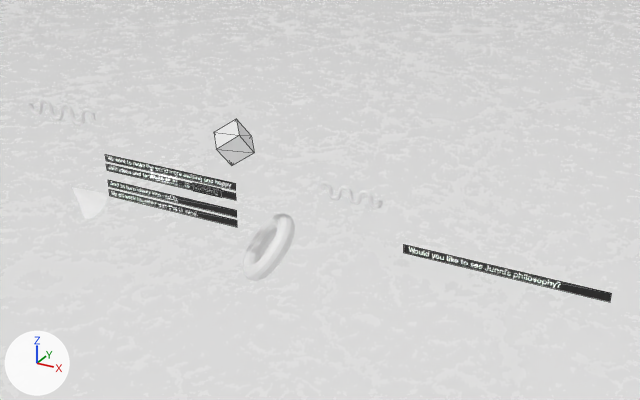
One commit to the glTF model src/assets/scene/common.glb: the scene before it, then after it.
Rendered twice from a 50 mm camera at (12.09, -14.81, 7.72) aimed at (3.58, 0.67, -0.02). Lighting does not change. The marker at lower left points along +X, +Y and +Z. Mesh edges are drawn as thin lines on the coarser meshes. Where no turn or scale is listed for an object, it has been applied to the vertices. Vertices at the same position are counted once.
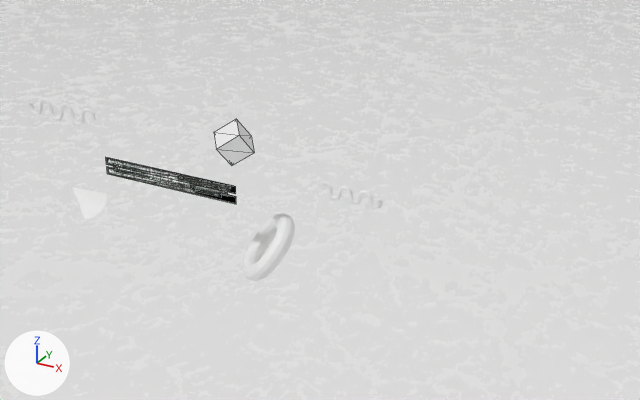
Edits to the bpy script that builds the scene:
```text
Change me_plane_007:
    used by ob_plane_005; location = (7.91, 0.0, -0.34)
    verts and faces of me_plane_007; kept vertices keep their numbers, new ones are numbered from 4
    before: 0 (-2.04, 0.0, -0.09) at pixel (403, 252), 1 (2.04, 0.0, -0.09) at pixel (610, 302), 2 (-2.04, 0.0, 0.09) at pixel (403, 244), 3 (2.04, 0.0, 0.09) at pixel (611, 293)
    remove me_plane_007.from_pydata(...)  # 4 vertices, 2 faces; spans x -2.04..2.04, y 0.0, z -0.09..0.09
    add me_plane_007.from_pydata(...)  # 6 vertices, 4 faces; spans x -1.62..1.62, y 0.0, z -0.09..0.09
    me_plane_007 part 1
    add delete_vertices([*range(0, 4)])  # with the faces that use them
    me_plane_007 part 2
    add verts[4] = (-1.62, 0.0, -0.09)  # pixel (114, 170)
    add verts[5] = (1.62, 0.0, -0.09)  # pixel (227, 196)
    add verts[6] = (0.0, 0.0, -0.09)  # pixel (168, 183)
    add for new, old in zip([7, 8, 9], [4, 5, 6]): verts[new] = verts[old] + (0.0, 0.0, 0.18)
    add faces += [(5, 8, 6), (6, 8, 9), (4, 6, 9), (4, 9, 7)]
Change ob_plane_001:
    ob_plane_001.location: (0.0, 0.0, 0.19) -> (0.0, 0.0, 0.12)
Change ob_plane_002:
    ob_plane_002.location: (0.0, 0.0, -0.05) -> (0.0, 0.0, -0.12)
Change ob_plane_003:
    ob_plane_003.location: (0.0, 0.0, -0.46) -> (0.0, 0.0, 0.11)
Change ob_plane_004:
    ob_plane_004.location: (0.0, 0.0, -0.7) -> (0.0, 0.0, -0.14)
Change ob_plane_005:
    ob_plane_005.location: (7.91, 0.0, -0.34) -> (0.0, 0.0, 0.0)
```

Where the change shows, as pixel boxes [x1, y1, x2, y2] in the pictures (640 x 400 px):
'Plane.005', reshaped, moved (45% narrower, 45% shorter)
    before: [404, 245, 612, 302]
    after: [114, 165, 228, 196]
'Plane.004', moved
    before: [109, 189, 237, 227]
    after: [107, 168, 236, 204]
'Plane.003', moved
    before: [108, 180, 237, 217]
    after: [106, 159, 236, 194]
'Plane.001', moved
    before: [105, 154, 236, 190]
    after: [106, 157, 236, 193]
'Plane.002', moved
    before: [106, 164, 236, 200]
    after: [107, 167, 236, 203]
part 1 of me_plane_007, deleted
    before: [404, 245, 612, 302]
part 2 of me_plane_007, added
    after: [114, 165, 228, 196]
